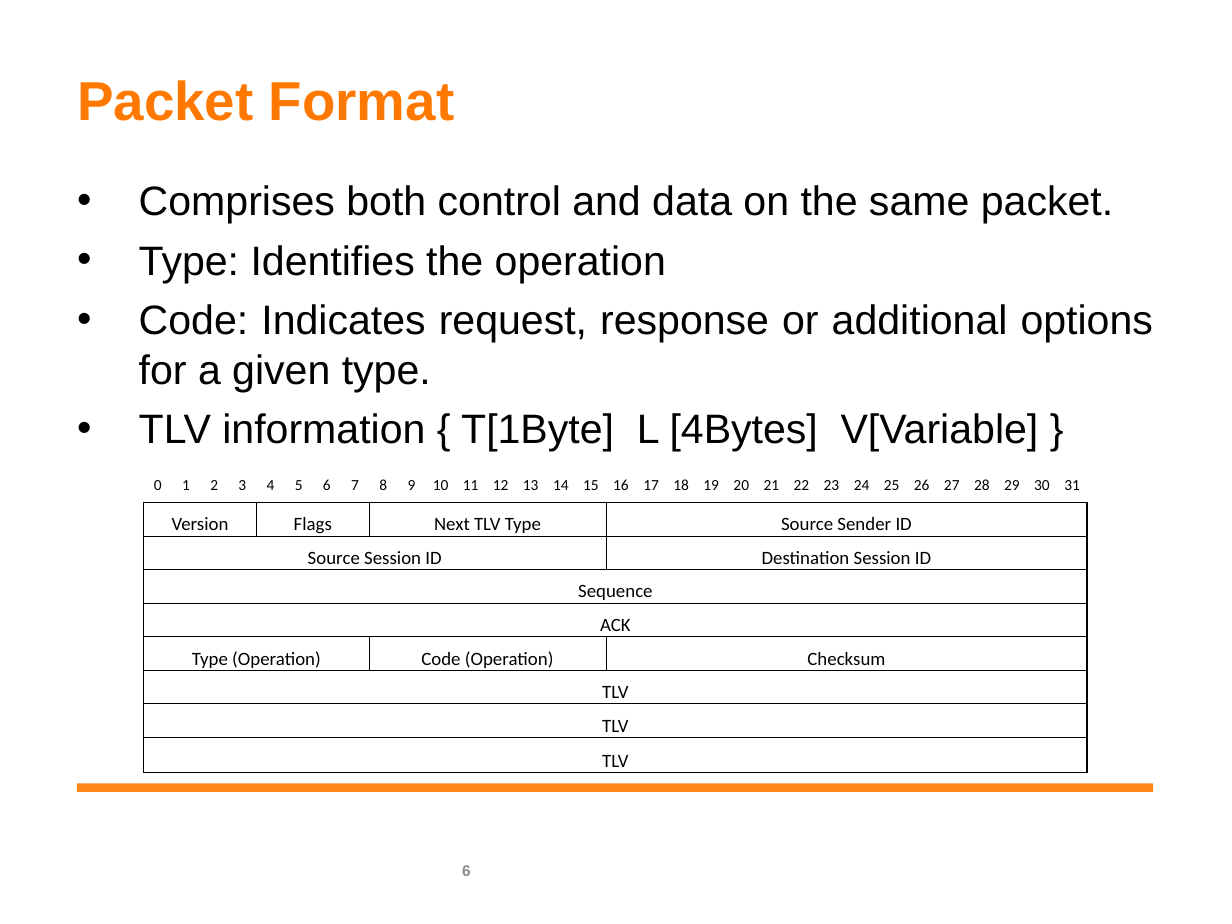
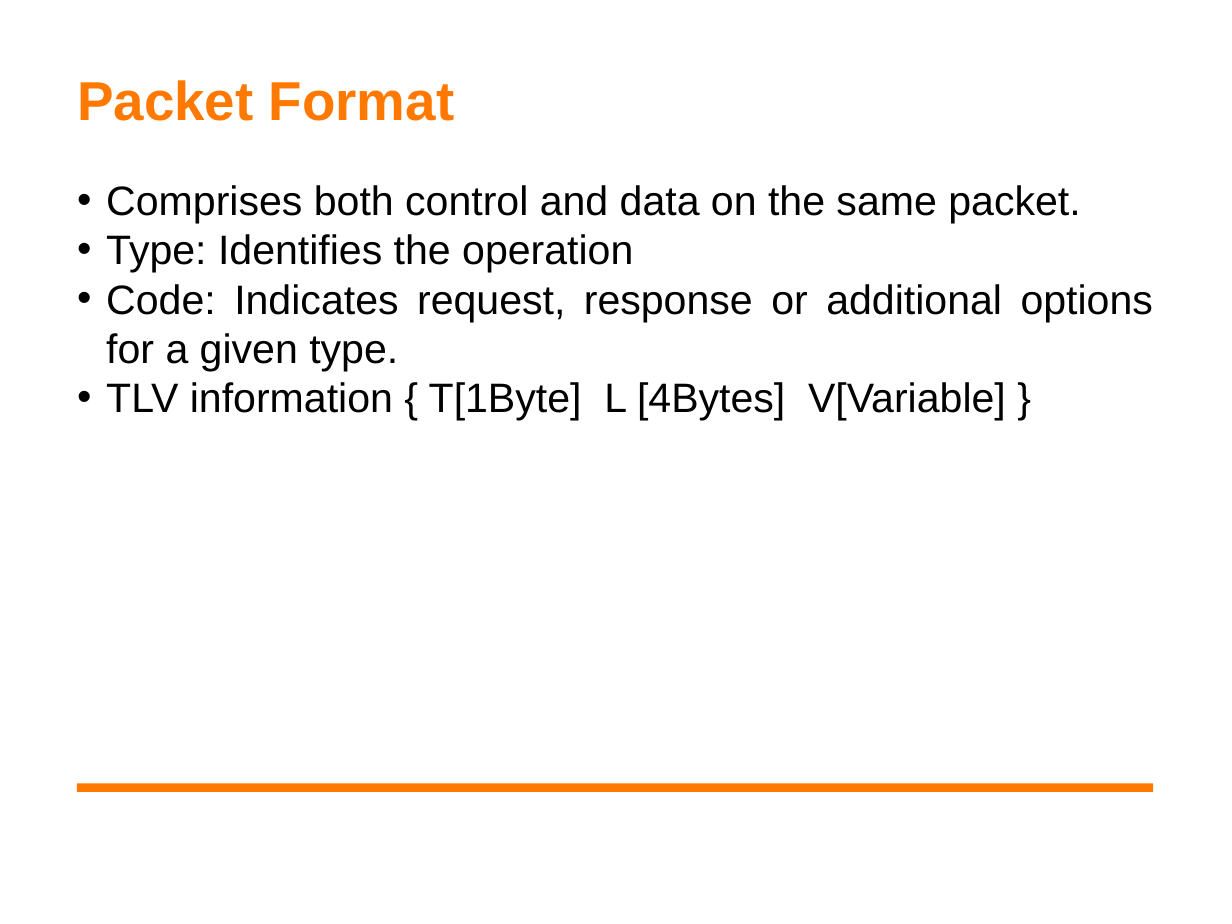
Before and after one commit to jaakkomoller/Ghost-Protocol, a slide deck: slide 7 of docs/Assignment_I_v2.0.pptx (slide 6 before the commit). Drawn at 1232x924 pixels with LibreOffice and Linux fonts; fonts in the diff are those of the drawing; background and template pictures are left out. Boxes give left, top, right and bottom in pixels: in the first picture for what was removed or moved away, otherwise in the second. Text is boxed around its words. In the diff, an @@ line names an element or a change of style, - is before the commit and + after.

```diff
--- a/docs/Assignment_I_v2.0.pptx
+++ b/docs/Assignment_I_v2.0.pptx
@@ text "Comprises both control and data ..." at bbox=[106, 185, 1153, 420]: indent changed; less space between paragraphs @@
@@ table removed at bbox=[144, 467, 1078, 772], 9 rows, 32 columns @@
-0 | 1 | 2 | 3 | 4 | 5 | 6 | 7 | 8 | 9 | 10 | 11 | 12 | 13 | 14 | 15 | 16 | 17 | 18 | 19 | 20 | 21 | 22 | 23 | 24 | 25 | 26 | 27 | 28 | 29 | 30 | 31
-Version |  |  |  | Flags |  |  |  | Next TLV Type |  |  |  |  |  |  |  | Source Sender ID |  |  |  |  |  |  |  |  |  |  |  |  |  |  | 
-Source Session ID |  |  |  |  |  |  |  |  |  |  |  |  |  |  |  | Destination Session ID |  |  |  |  |  |  |  |  |  |  |  |  |  |  | 
-Sequence |  |  |  |  |  |  |  |  |  |  |  |  |  |  |  |  |  |  |  |  |  |  |  |  |  |  |  |  |  |  | 
-ACK |  |  |  |  |  |  |  |  |  |  |  |  |  |  |  |  |  |  |  |  |  |  |  |  |  |  |  |  |  |  | 
-Type (Operation) |  |  |  |  |  |  |  | Code (Operation) |  |  |  |  |  |  |  | Checksum |  |  |  |  |  |  |  |  |  |  |  |  |  |  | 
-TLV |  |  |  |  |  |  |  |  |  |  |  |  |  |  |  |  |  |  |  |  |  |  |  |  |  |  |  |  |  |  | 
-TLV |  |  |  |  |  |  |  |  |  |  |  |  |  |  |  |  |  |  |  |  |  |  |  |  |  |  |  |  |  |  | 
-TLV |  |  |  |  |  |  |  |  |  |  |  |  |  |  |  |  |  |  |  |  |  |  |  |  |  |  |  |  |  |  | 
@@ rectangle at bbox=[76, 784, 1153, 792]: fill #FF7900 at 90% opacity to #FF7900 @@
@@ page number removed at bbox=[462, 865, 471, 876] @@
-6
```
Also in this commit, not shown: 6 other slides changed, 1 slide added, 3 other files.
